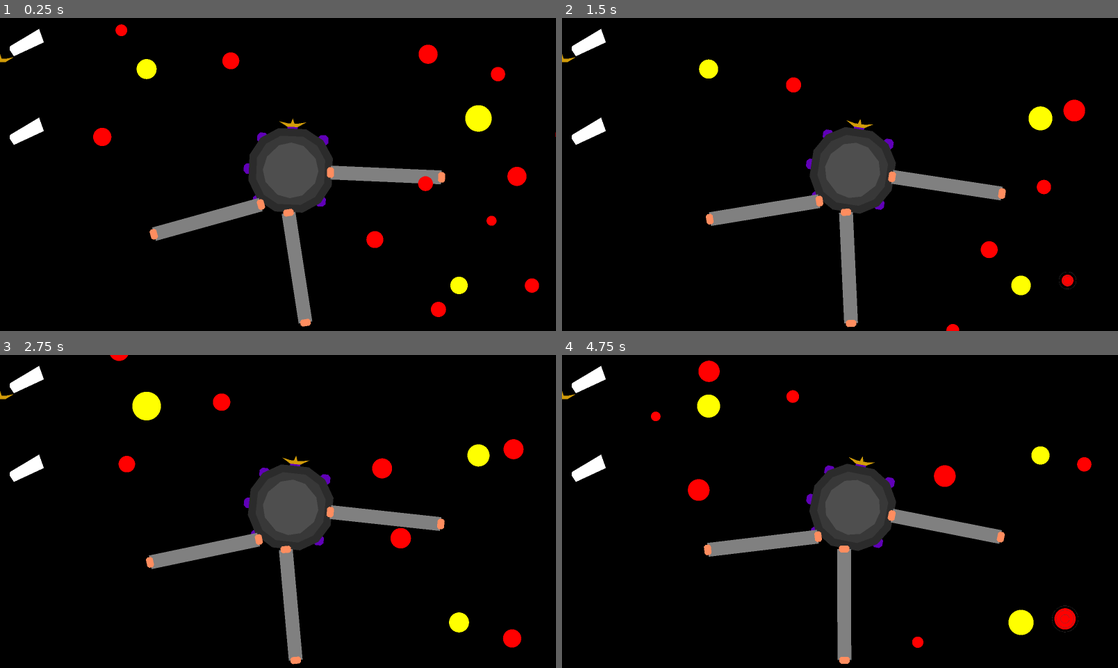
Above: before the commit, frames 1-4 (two rows, left to right).
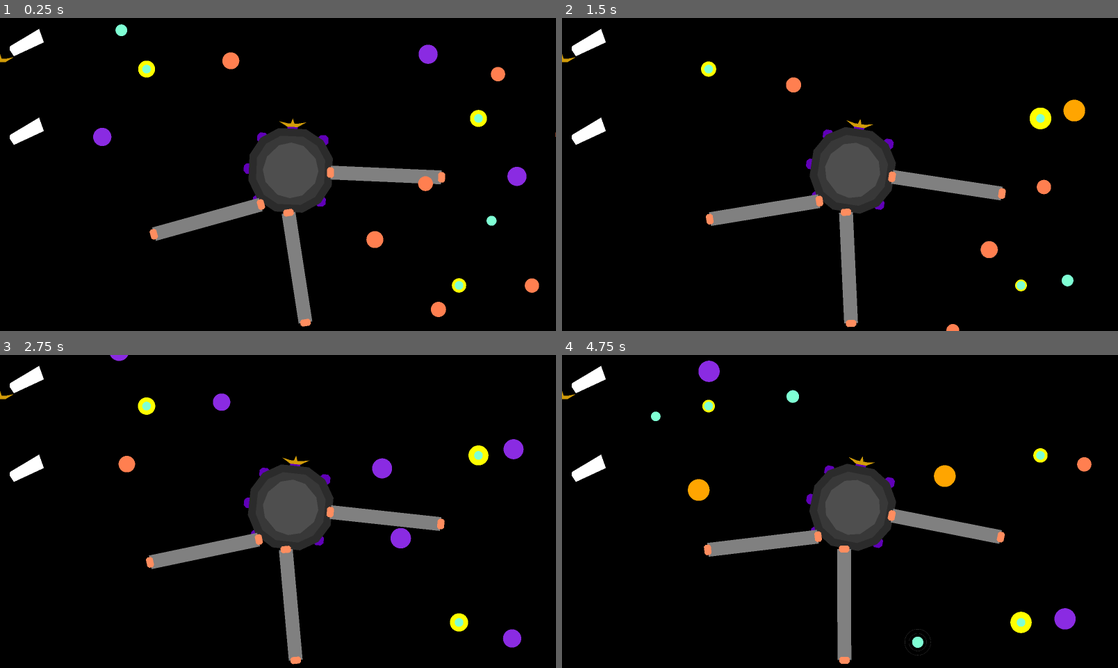
Above: after the commit, the same moments.

Repository: opensourceame/tins-2026
Game: Godot game, scene res://main.tscn
The game is run twice, just before and just after one commit, with the same random seed, the same clock (stepped at 60 frames per second) and the same inputs.
Inputs (mouse positions are in pixels of both pictures, inside the frame that each line leads up to):
- Up to frame 1 (0.25 s): no input
- Up to frame 2 (1.5 s): tap Enter at 0.5 s; move the mouse to (962, 158) at 0.52 s; tap R at 0.6 s; click (962, 158) at 0.67 s; drag from (728, 190) to (856, 127) at 1.27 s
- Up to frame 3 (2.75 s): move the mouse to (333, 442) at 2.02 s; tap R at 2.1 s; click (333, 442) at 2.17 s
- Up to frame 4 (4.75 s): drag from (812, 574) to (895, 511) at 2.77 s; move the mouse to (1006, 558) at 3.52 s; tap R at 3.6 s; click (1006, 558) at 3.67 s; drag from (673, 464) to (845, 549) at 4.27 s

The runs differ from the first frame. In frame 1, 1.7% of the frame differs, in the area x 16-100%, y 2-96%; in frame 2, 1.1%; in frame 3, 1.5%; in frame 4, 1.7%.
Error after the commit: Invalid call. Nonexistent function 'body_entered' in base 'RayCast2D'. (res://detector_dish.gd:13)

Commit message:
some planet stuff, start on intelligence detection

Diff:
--- /dev/null
+++ b/detector_dish.gd
@@ -0,0 +1,26 @@
+class_name DetectorDish
+extends Node2D
+
+signal intelligence_detected
+
+const DETECTOR_DISH = preload("res://detector_dish.tscn")
+
+@onready var detect_ray: RayCast2D = $DetectRay
+
+var intelligent_planets = []
+
+func _ready():
+    detect_ray.body_entered(_on_body_entered)
+
+func _on_body_entered(body):
+    if body is Planet:
+        intelligence_detected.emit(body)
+
+func add_detector_dish(anchor):
+    var detector_dish = DETECTOR_DISH.instantiate()
+    anchor.add_child(detector_dish)
+
+    detector_dish.intelligence_detected.connect(detected_intelligence)
+
+func detected_intelligence(planet):
+    intelligent_planets.append(planet)
--- a/detector_dish.tscn
+++ b/detector_dish.tscn
@@ -1,7 +1,13 @@
 [gd_scene format=3 uid="uid://dhj14hsfg1qgl"]
 
+[ext_resource type="Script" uid="uid://8h3ctadxmqtw" path="res://detector_dish.gd" id="1_jhicy"]
+
 [node name="DetectorDish" type="Node2D" unique_id=1305556712]
+script = ExtResource("1_jhicy")
 
 [node name="Polygon2D" type="Polygon2D" parent="." unique_id=1527905824]
 color = Color(0.825992, 0.6134666, 0.03531565, 1)
 polygon = PackedVector2Array(0, 0, -24, 0, -64, -24, -24, -16, -8, -16, 0, -40, 8, -16, 24, -16, 64, -24, 24, 0)
+
+[node name="DetectRay" type="RayCast2D" parent="." unique_id=809226370]
+target_position = Vector2(0, -1344)
--- a/planet.gd
+++ b/planet.gd
@@ -1,2 +1,32 @@
 class_name Planet
 extends Node2D
+
+@onready var detect_area: Area2D = $DetectArea
+
+var size: int = 20
+var color: Color = Color.RED
+var distance_from_sun: int
+var has_advanced_life: bool = false
+
+const COLOR_RANGES = {
+    30: Color.AQUAMARINE,
+    40: Color.CORAL,
+    50: Color.BLUE_VIOLET,
+    60: Color.ORANGE
+}
+
+func _ready():
+    calculate_color()
+    queue_redraw()
+
+    if has_advanced_life:
+        detect_area.monitorable = true
+
+func _draw():
+    draw_circle(Vector2.ZERO, size, color)
+
+func calculate_color():
+    for threshold in COLOR_RANGES:
+        if size < threshold:
+            color = COLOR_RANGES[threshold]
+            break
--- a/planet.tscn
+++ b/planet.tscn
@@ -9,6 +9,7 @@
 script = ExtResource("1_1odxm")
 
 [node name="DetectArea" type="Area2D" parent="." unique_id=330385794]
+monitorable = false
 
 [node name="CollisionShape2D" type="CollisionShape2D" parent="DetectArea" unique_id=877450189]
 shape = SubResource("RectangleShape2D_hbvo3")
--- a/solar_system.gd
+++ b/solar_system.gd
@@ -2,6 +2,8 @@
 extends Node2D
 
 signal planets_generated
+
+const PLANET = preload("res://planet.tscn")
 
 var rotation_speed = 4.0
 
@@ -14,24 +16,15 @@
 var planets = []
 
 func _ready():
-    add_sun()
     add_planets()
-    planets_generated.emit()
     queue_redraw()
 
 func _physics_process(delta: float) -> void:
     rotate(deg_to_rad(delta * rotation_speed))
 
 func _draw():
-    for planet in planets:
-        draw_circle(planet.pos, planet.size, planet.color)
-
-func add_sun():
-    planets.append({
-        "pos": Vector2.ZERO,
-        "size": randi_range(40, 70),
-        "color": Color.YELLOW,
-    })
+    # draw the sun at the centre
+    draw_circle(Vector2.ZERO, planets[0].size, Color.YELLOW)
 
 func add_planets():
     var count = randi_range(1, 5)
@@ -42,9 +35,12 @@
 
         var distance = randf_range(MIN_DISTANCE, MAX_DISTANCE)
 
+        var planet: Planet = PLANET.instantiate()
+        planet.distance_from_sun = distance
+        planet.position = Vector2.RIGHT.rotated(angle) * distance
+        planet.size = randi_range(MIN_SIZE, MAX_SIZE)
 
-        planets.append({
-            "pos": Vector2.RIGHT.rotated(angle) * distance,
-            "size": randi_range(MIN_SIZE, MAX_SIZE),
-            "color": Color.RED,
-        })
+        add_child(planet)
+        planets.append(planet)
+
+    planets_generated.emit()
--- a/solar_system/broadcasting_component.gd
+++ b/solar_system/broadcasting_component.gd
@@ -28,4 +28,4 @@
         return
 
     for r in range(0, radius, GAP):
-        draw_circle(planet_data.pos, r, Color(0.268, 0.268, 0.268, 1.5 - 1.0 * radius / MAX_RADIUS), false, 1)
+        draw_circle(planet_data.position, r, Color(0.268, 0.268, 0.268, 1.5 - 1.0 * radius / MAX_RADIUS), false, 1)
Not shown, added: detector_dish.gd.uid
Not shown, added: TODO.md
